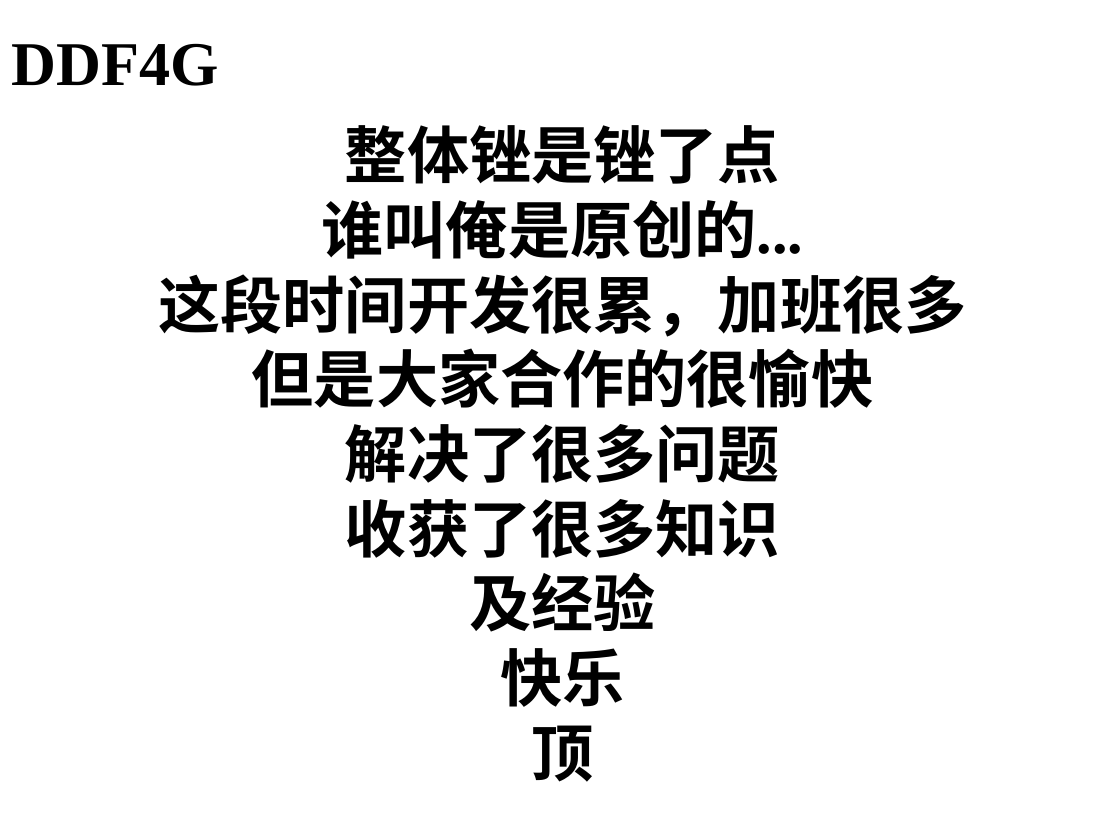
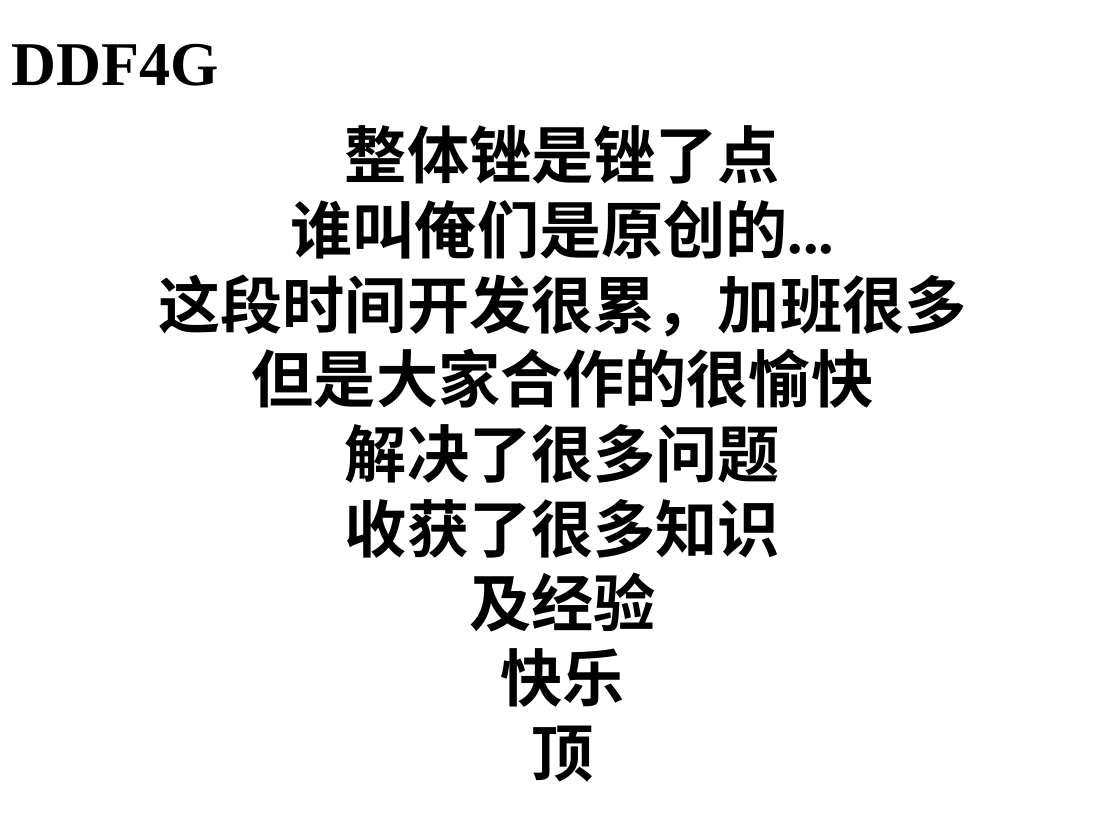
Before and after one commit to ingex0/smarttank, a slide deck: slide 10 of SmartProject/trunk/Alpha/服务器文档/GameServer架构.ppt. Drawn at 1120x840 pixels with LibreOffice and Linux fonts; fonts in the diff are those of the drawing; background and template pictures are left out. Boxes give left, top, right and bottom in pixels: in the first picture for what was removed or moved away, otherwise in the second. Text is boxed around its words. In the diff, an @@ line names an element or a change of style, - is before the commit and + after.

```diff
--- a/SmartProject/trunk/Alpha/服务器文档/GameServer架构.ppt
+++ b/SmartProject/trunk/Alpha/服务器文档/GameServer架构.ppt
@@ text at (159, 125, 967, 782): text changed @@
-整体锉是锉了点
-谁叫俺是原创的...
-这段时间开发很累，加班很多
-但是大家合作的很愉快
-解决了很多问题
-收获了很多知识
-及经验
-快乐
-顶
+整体锉是锉了点
+谁叫俺们是原创的...
+这段时间开发很累，加班很多
+但是大家合作的很愉快
+解决了很多问题
+收获了很多知识
+及经验
+快乐
+顶
```
Also in this commit, not shown: 5 other slides changed.
